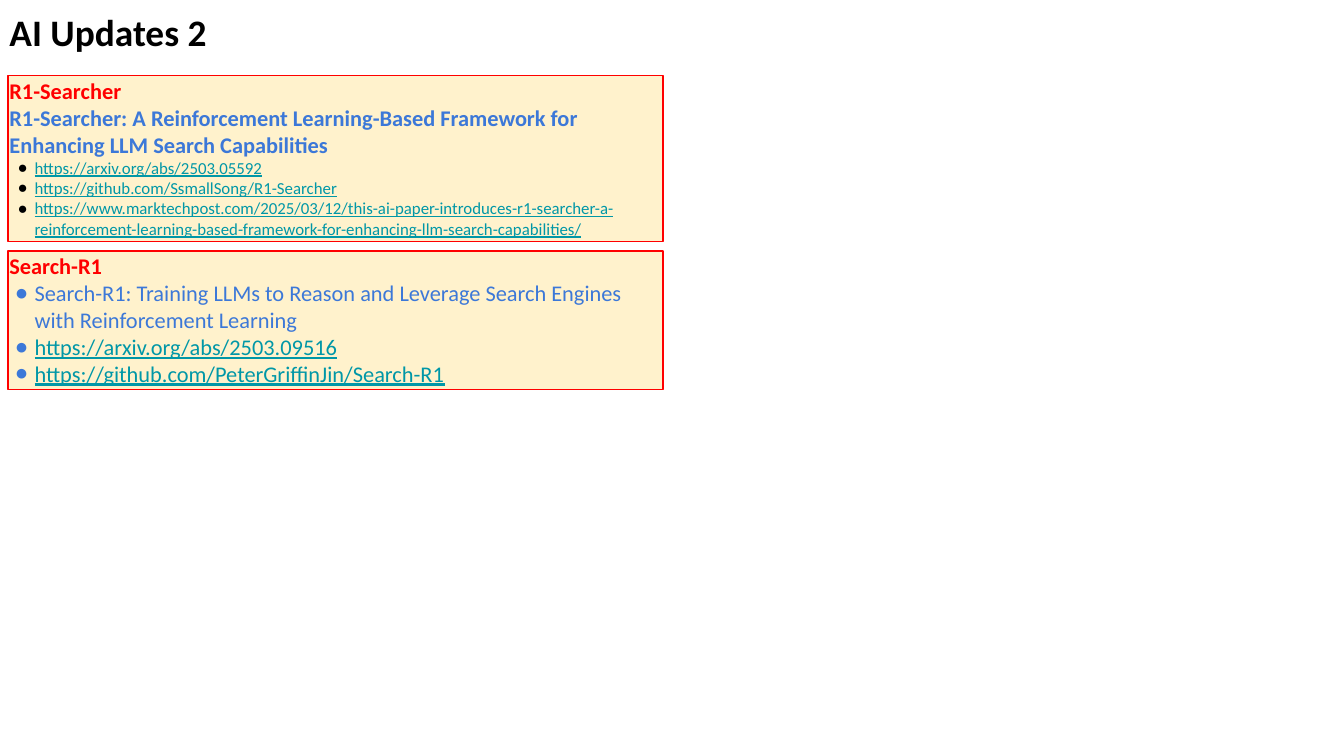
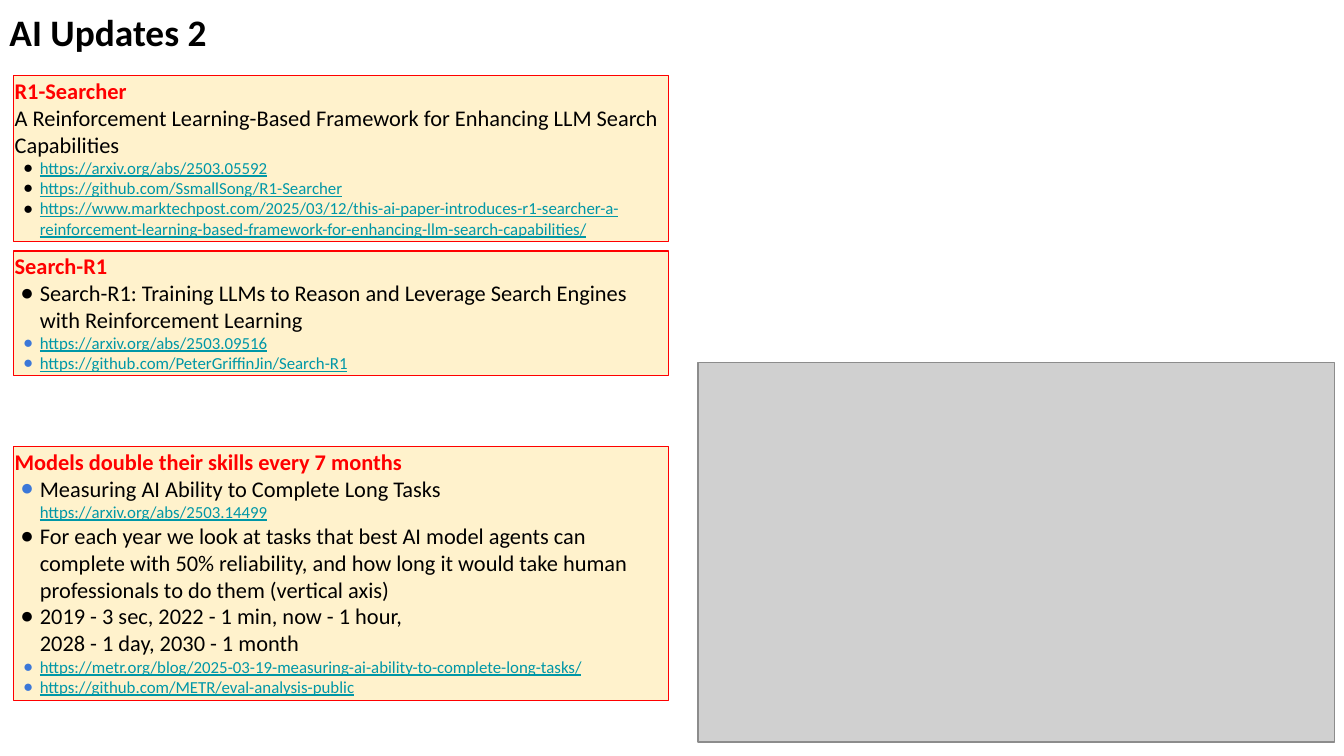
Before and after one commit to lselector/seminar, a slide deck: slide 10 of 2025/2025-03-21-AI-Updates.pptx (slide 9 before the commit). Drawn at 1344x756 pixels with LibreOffice and Linux fonts; fonts in the diff are those of the drawing; grey boxes stand for pictures. Boxes give left, top, right and bottom in pixels: in the first picture for what was removed or moved away, otherwise in the second. Text is boxed around its words. In the diff, an @@ line names an element or a change of style, - is before the commit and + after.

```diff
--- a/2025/2025-03-21-AI-Updates.pptx
+++ b/2025/2025-03-21-AI-Updates.pptx
@@ rectangle "R1-Searcher": place and size @@
-rectangle "R1-Searcher" at bbox=[8, 75, 663, 241]
+rectangle "R1-Searcher" at bbox=[13, 75, 668, 241]
@@ text in rectangle at bbox=[15, 110, 658, 157]: text changed; text colour #3C78D8 to #000000; bold off @@
-R1-Searcher: A Reinforcement Learning-Based Framework for Enhancing LLM Search Capabilities
+A Reinforcement Learning-Based Framework for Enhancing LLM Search Capabilities
@@ rectangle "Search-R1": place and size @@
-rectangle "Search-R1" at bbox=[8, 251, 663, 390]
+rectangle "Search-R1" at bbox=[13, 251, 668, 376]
@@ text in rectangle at bbox=[40, 285, 627, 372]: text colour #3C78D8 to #000000 in "Search-R1: Training LLMs to Reason and Leverage ..."; size 12 to 9 pt in "https://arxiv.org/abs/2503.09516", "https://github.com/PeterGriffinJin/Search-R1"; bullet colour #3C78D8 to #000000; indent changed @@
@@ picture added at bbox=[698, 363, 1333, 743] @@
@@ rectangle added at bbox=[13, 446, 668, 700], fill #FFF2CC, outline #FF0000 0.75 pt, 12 pt, text #000000 @@
+Models double their skills every 7 months
+● Measuring AI Ability to Complete Long Tasks
+  https://arxiv.org/abs/2503.14499
+● For each year we look at tasks that best AI model agents can complete with 50% reliability, and how long it would take human professionals to do them (vertical axis)
+● 2019 - 3 sec, 2022 - 1 min, now - 1 hour,
+  2028 - 1 day, 2030 - 1 month
+● https://metr.org/blog/2025-03-19-measuring-ai-ability-to-complete-long-tasks/
+● https://github.com/METR/eval-analysis-public
```
Also in this commit, not shown: 7 other slides changed, 2 slides added.
